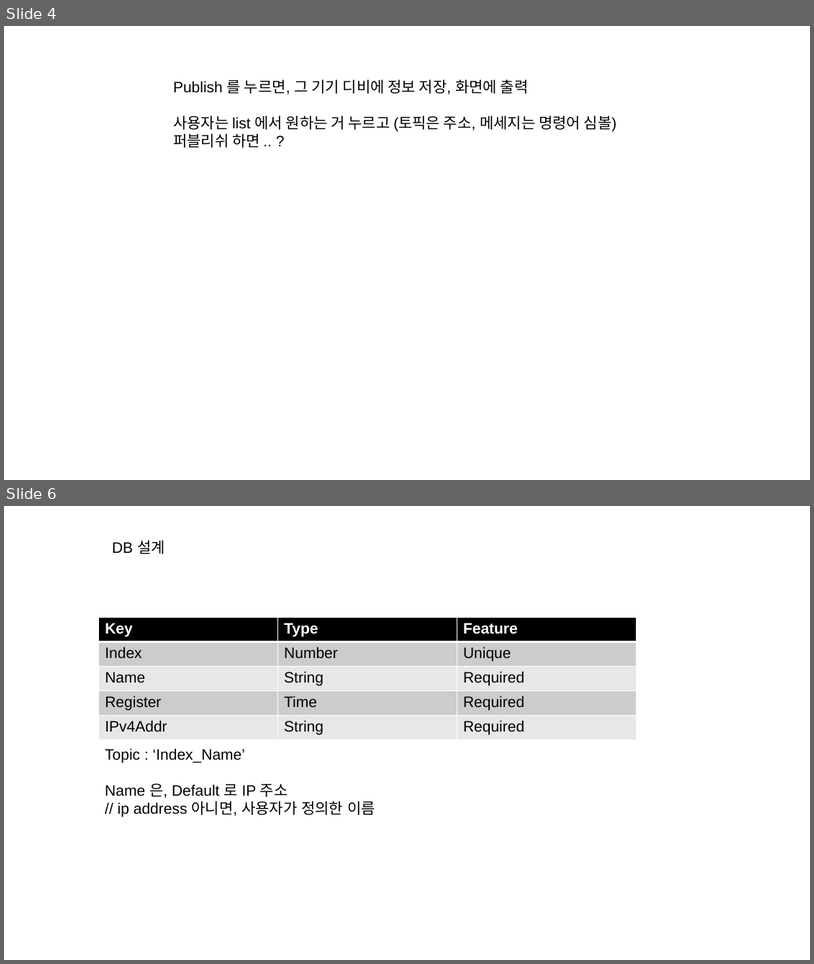
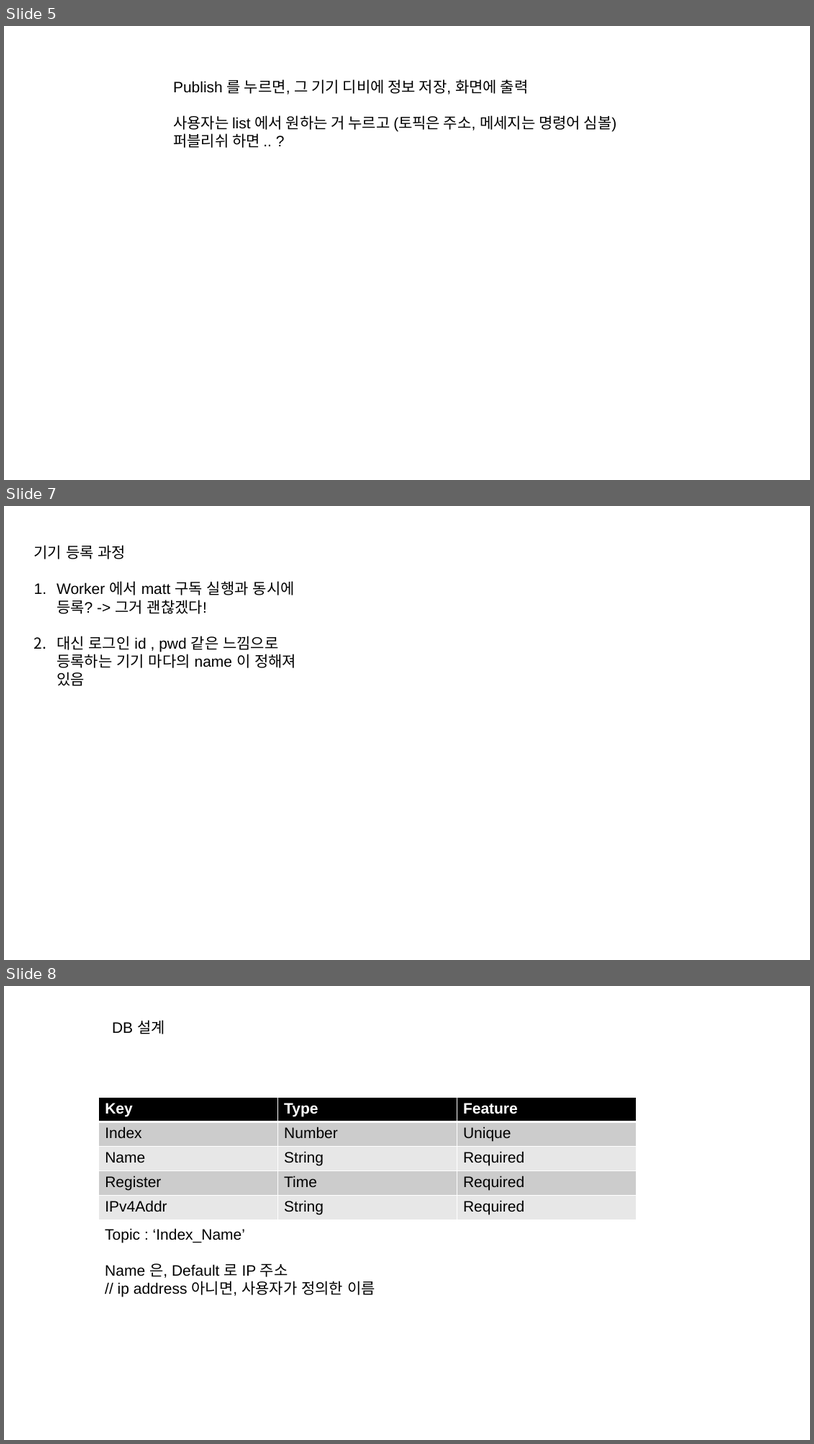
Before and after one commit to Mishuni/ochestration_for_docker, a slide deck: FiveStarts_app.pptx. Shown one above the other, each under a label of ours: slides 4 and 6 before the commit, slides 5, 7 and 8 after it; the slides between them are not shown. The pictures are 814x964 and 814x1444 pixels, drawn with LibreOffice and Linux fonts; fonts in the diff are those of the drawing. Boxes give left, top, right and bottom in pixels: in the first picture for what was removed or moved away, otherwise in the second. Text is boxed around its words. In the diff, an @@ line names an element or a change of style, - is before the commit and + after.

```diff
--- a/FiveStarts_app.pptx
+++ b/FiveStarts_app.pptx
@@ slide 7 added at <box>4,506,810,960</box>, background #FFFFFF @@
@@ text added at <box>34,545,296,686</box>, 18 pt, text #000000 @@
+기기 등록 과정
+1. Worker 에서 matt 구독 실행과 동시에 등록? -> 그거 괜찮겠다!
+2. 대신 로그인 id , pwd 같은 느낌으로 등록하는 기기 마다의 name 이 정해져 있음
@@ what was slide 4 is now slide 5 @@
@@ what was slide 6 is now slide 8 @@
```
Also in this commit, not shown: 1 slide changed, 1 other slide added, 2 slides removed.
